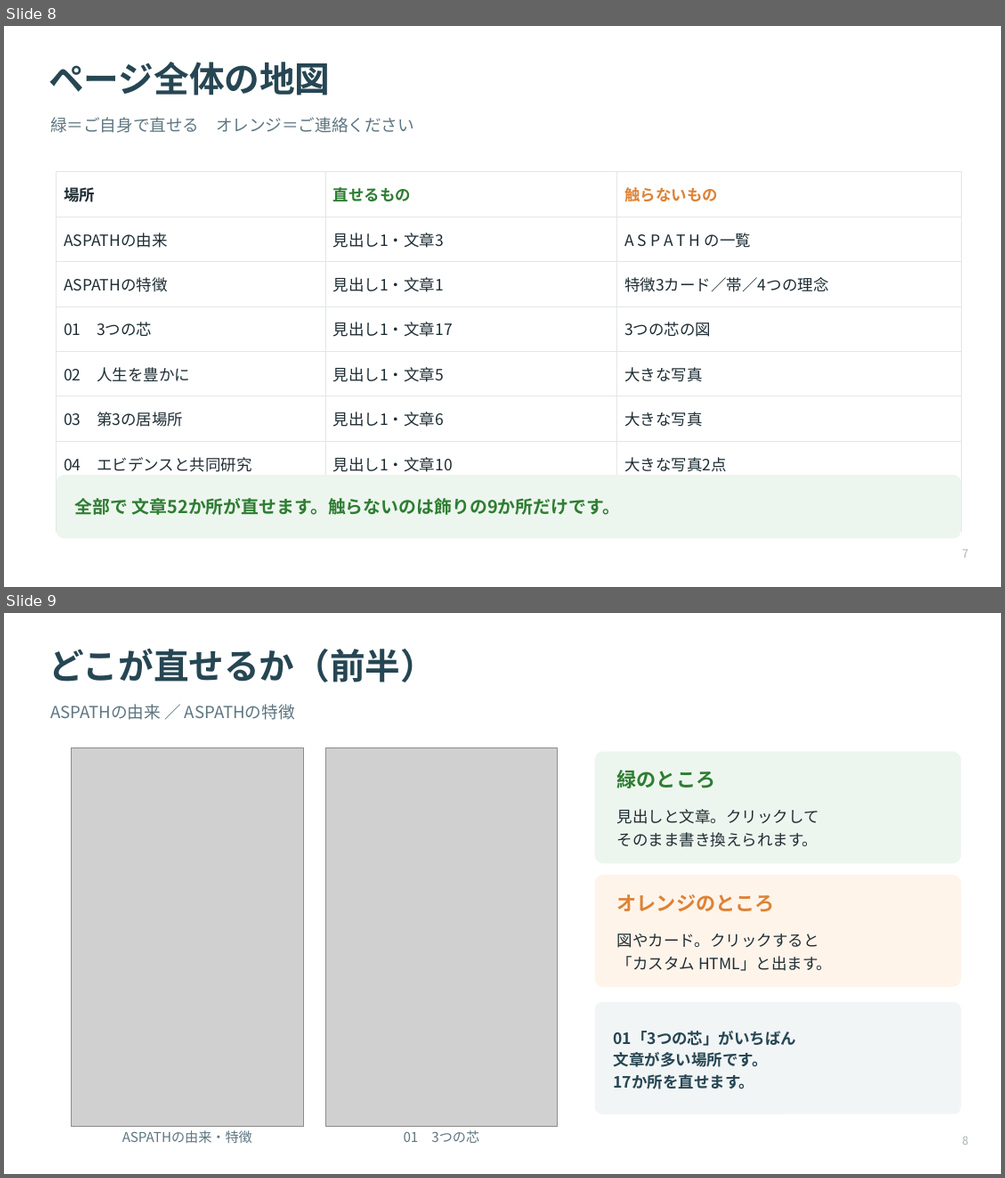
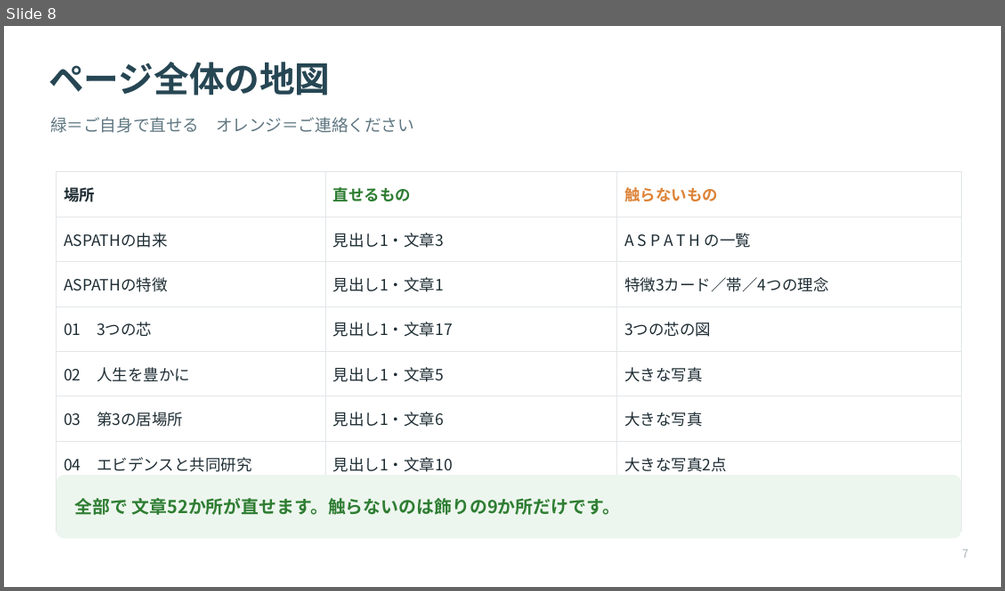
Before and after one commit to Kkenjis/dev-aspath-life, a slide deck: _wp移行素材/★引継ぎ資料/★山口様向け_ASPATHについて_文章の直し方.pptx. Shown one above the other, each under a label of ours: slides 8 and 9 before the commit, slide 8 after it. The pictures are 1005x1178 and 1005x591 pixels, drawn with LibreOffice and Linux fonts; fonts in the diff are those of the drawing; grey boxes stand for pictures. Boxes give left, top, right and bottom in pixels: in the first picture for what was removed or moved away, otherwise in the second. Text is boxed around its words. In the diff, an @@ line names an element or a change of style, - is before the commit and + after.

```diff
--- a/_wp移行素材/★引継ぎ資料/★山口様向け_ASPATHについて_文章の直し方.pptx
+++ b/_wp移行素材/★引継ぎ資料/★山口様向け_ASPATHについて_文章の直し方.pptx
@@ slide 9 removed at [4,613,1001,1174], background #FFFFFF @@
@@ text removed at [48,649,436,682] @@
-どこが直せるか（前半）
@@ text removed at [50,704,295,720] @@
-ASPATHの由来 ／ ASPATHの特徴
@@ picture removed at [72,747,303,1126] @@
@@ picture removed at [325,747,558,1126] @@
@@ rounded rectangle removed at [595,751,961,863] @@
@@ text removed at [617,770,716,788] @@
-緑のところ
@@ text removed at [617,809,819,847] @@
-見出しと文章。クリックして
-そのまま書き換えられます。
@@ rounded rectangle removed at [595,875,961,987] @@
@@ text removed at [617,894,775,912] @@
-オレンジのところ
@@ text removed at [617,933,832,971] @@
-図やカード。クリックすると
-「カスタム HTML」と出ます。
@@ rounded rectangle removed at [595,1002,961,1114] @@
@@ text removed at [614,1030,797,1089] @@
-01「3つの芯」がいちばん
-文章が多い場所です。
-17か所を直せます。
@@ text removed at [122,1130,252,1143] @@
-ASPATHの由来・特徴
@@ text removed at [404,1130,479,1143] @@
-01 3つの芯
@@ text removed at [962,1135,968,1144] @@
-8
```
Also in this commit, not shown: 7 slides changed, 2 slides added, 6 other files.
